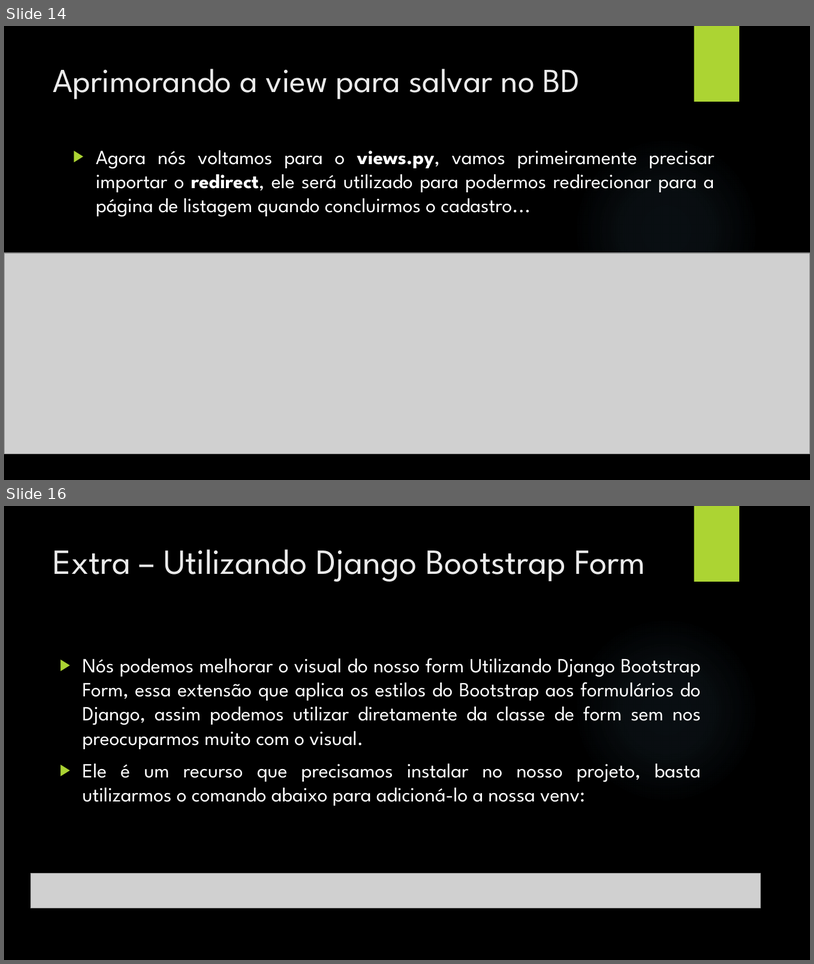
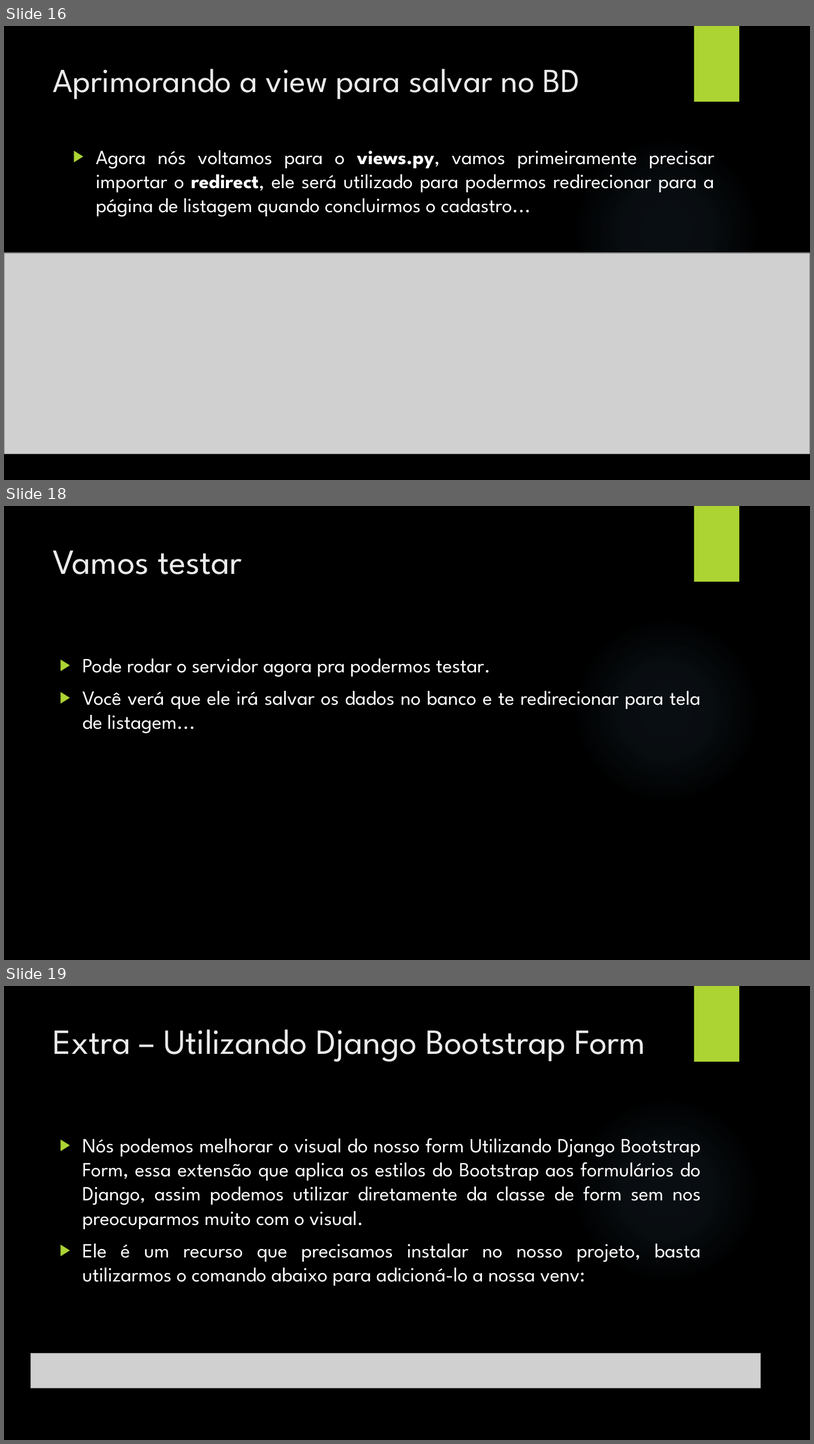
Before and after one commit to DiegoMeruoca/diegomeruoca.github.io, a slide deck: content/TDS/DS/13 - Realizando um CRUD - Create.ppsx. Shown one above the other, each under a label of ours: slides 14 and 16 before the commit, slides 16, 18 and 19 after it; the slides between them are not shown. The pictures are 814x964 and 814x1444 pixels, drawn with LibreOffice and Linux fonts; fonts in the diff are those of the drawing; grey boxes stand for pictures; background and template pictures are left out. Boxes give left, top, right and bottom in pixels: in the first picture for what was removed or moved away, otherwise in the second. Text is boxed around its words. In the diff, an @@ line names an element or a change of style, - is before the commit and + after.

```diff
--- a/content/TDS/DS/13 - Realizando um CRUD - Create.ppsx
+++ b/content/TDS/DS/13 - Realizando um CRUD - Create.ppsx
@@ slide 18 added at [4, 506, 810, 960], background picture (left out); not listed: 2 template elements that a slide beside it also shows @@
@@ title added at [53, 550, 242, 574], 42 pt, text #EBEBEB @@
+Vamos testar
@@ text added at [83, 658, 701, 733], 24 pt, text #FFFFFF @@
+▶ Pode rodar o servidor agora pra podermos testar.
+▶ Você verá que ele irá salvar os dados no banco e te redirecionar para tela de listagem...
@@ what was slide 14 is now slide 16 @@
@@ what was slide 16 is now slide 19 @@
```
Also in this commit, not shown: 4 slides changed, 2 other slides added, 23 other files.
